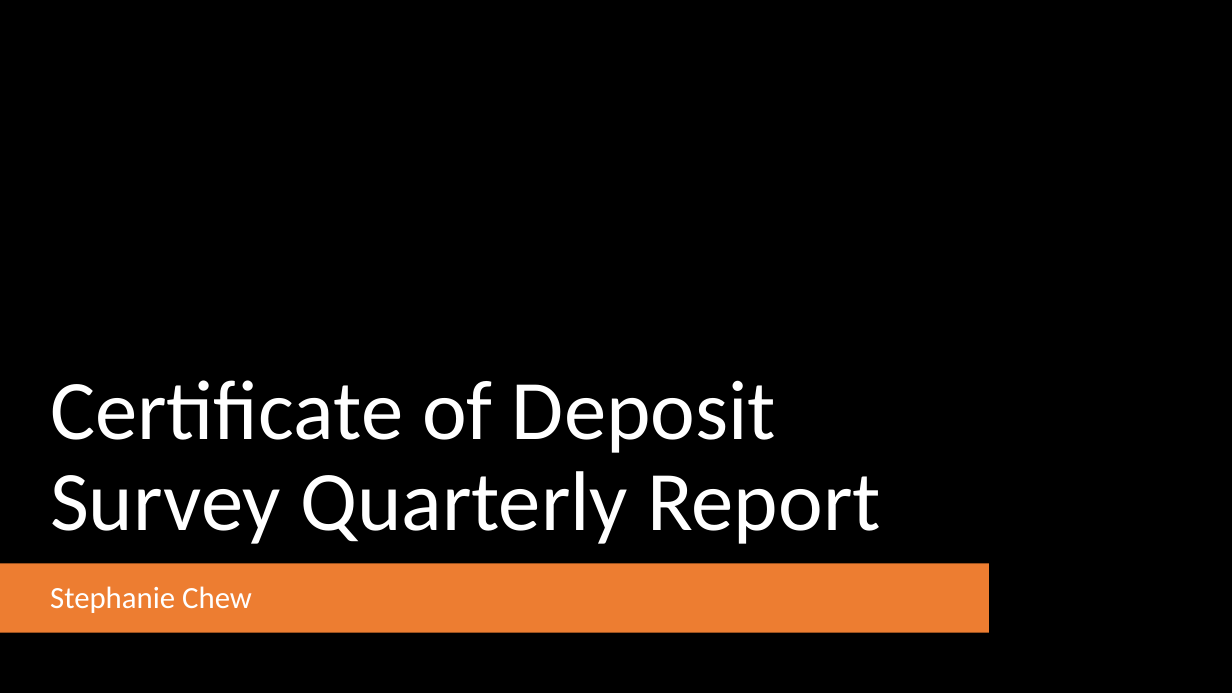
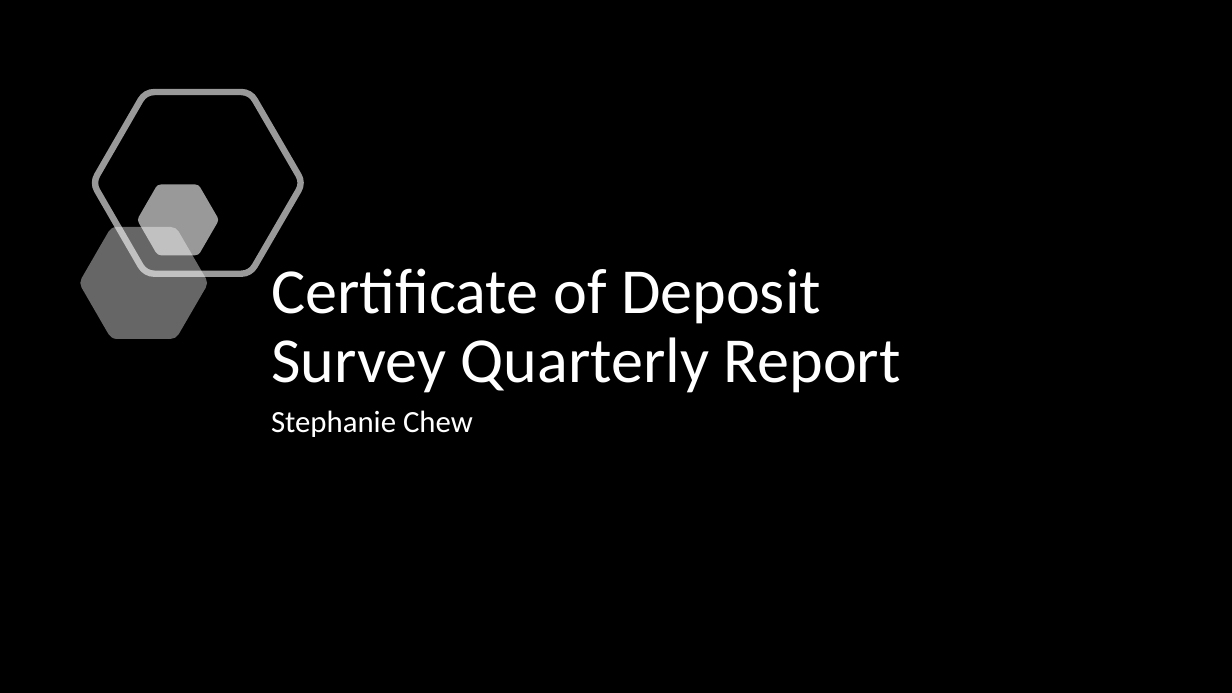
Before and after one commit to StephanieChew-nyc/Stephanie_Chew_Capstone_4, a slide deck: slide 1 of Stephanie_Chew_Capstone_4.pptx. Drawn at 1232x693 pixels with LibreOffice and Linux fonts; fonts in the diff are those of the drawing; background and template pictures are left out. Boxes give left, top, right and bottom in pixels: in the first picture for what was removed or moved away, otherwise in the second. Text is boxed around its words. In the diff, an @@ line names an element or a change of style, - is before the commit and + after.

```diff
--- a/Stephanie_Chew_Capstone_4.pptx
+++ b/Stephanie_Chew_Capstone_4.pptx
@@ freeform shape added at [94,92,301,274], outline #FFFFFF 5 pt @@
@@ title "Certificate of Deposit Survey Quarterly ...": place and size @@
-title "Certificate of Deposit Survey Quarterly ..." at [50,380,880,544]
+title "Certificate of Deposit Survey Quarterly ..." at [271,268,901,393]
@@ title "Certificate of Deposit Survey Quarterly ..." at [271,268,901,393]: size 66 to 50 pt @@
@@ freeform shape added at [138,185,218,256], fill #FFFFFF at 60% opacity @@
@@ rectangle removed at [0,229,1232,693] @@
@@ freeform shape added at [79,227,207,339], fill #FFFFFF at 40% opacity @@
@@ subtitle "Stephanie Chew": place and size @@
-subtitle "Stephanie Chew" at [50,586,252,613]
+subtitle "Stephanie Chew" at [271,410,473,437]
@@ subtitle "Stephanie Chew" at [271,410,473,437]: vertical alignment middle to top @@
@@ rounded rectangle removed at [0,564,989,633] @@
```
Also in this commit, not shown: 1 other slide changed, 4 slides added, 2 slides removed, 4 other files.
